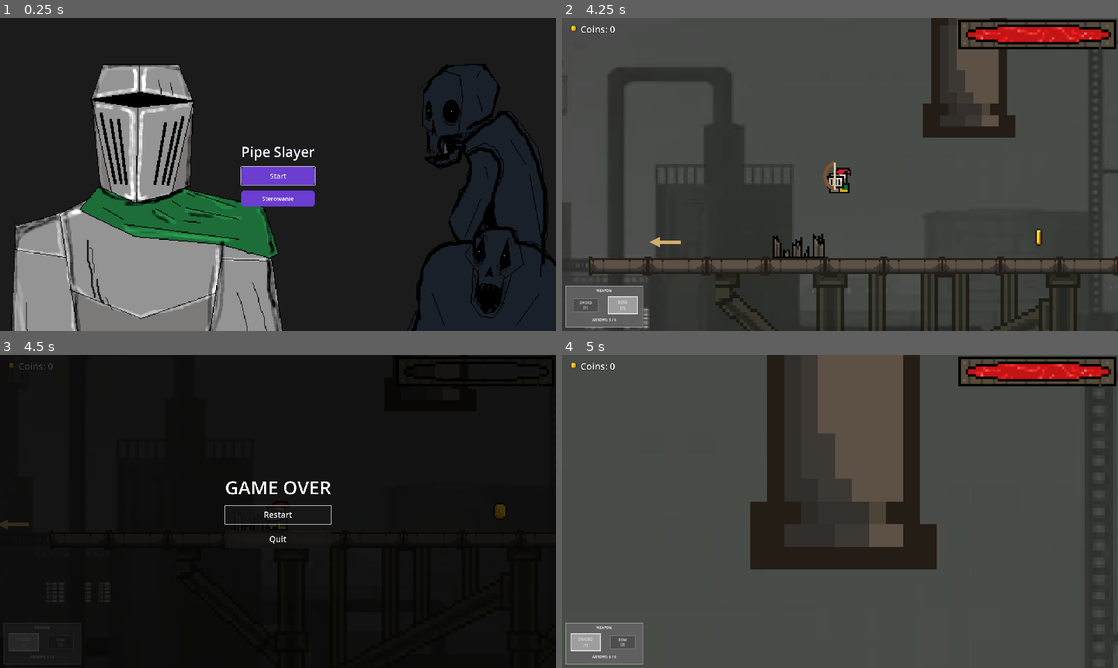
Above: before the commit, frames 1-4 (two rows, left to right).
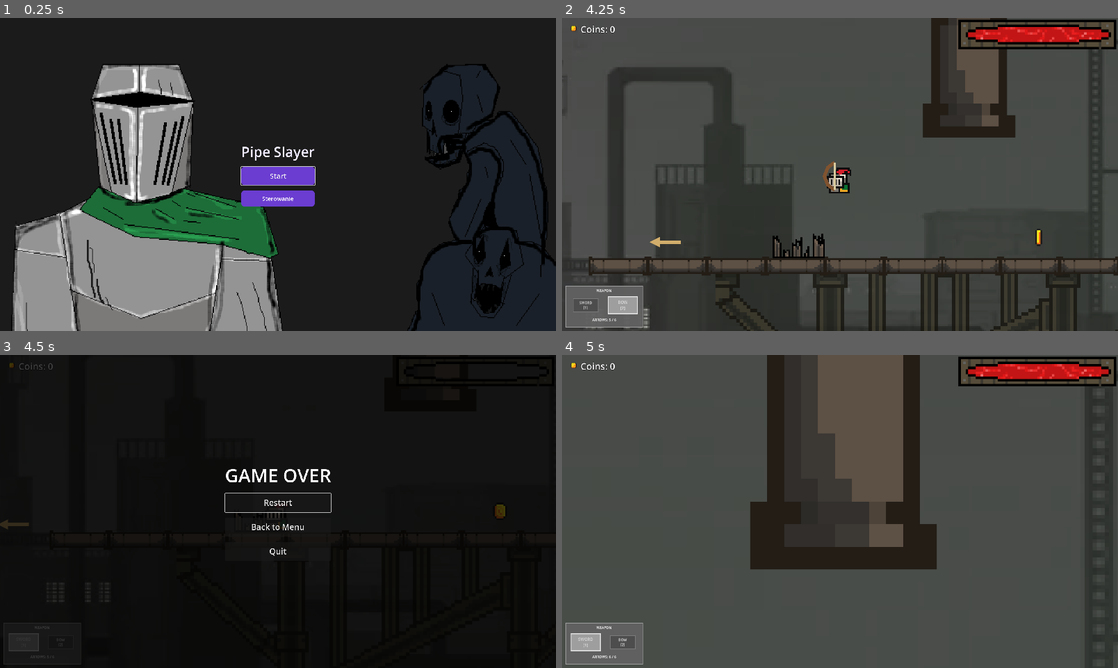
Above: after the commit, the same moments.

Repository: rkywsa/FemboyParty
Game: Godot game, scene res://MainMenu/main_menu.tscn
Same seed, same stepped clock (60 frames per second), same inputs: the game is played once before the commit and once after it. Sound files missing from this copy of the repository are replaced by a short silence.
Inputs (mouse positions are in pixels of both pictures, inside the frame that each line leads up to):
- Up to frame 1 (0.25 s): no input
- Up to frame 2 (4.25 s): click "Start" at 0.5 s; tap Enter (ui_accept) at 1.25, 1.52, 2.27, 3.77 s; move the mouse to (812, 237) at 1.27 s; hold Right (ui_right) 1.28-2.78 s; tap 1 at 1.35, 2.85 s; click (812, 237) at 1.42 s; move the mouse to (1006, 221) at 2.02 s; tap 2 at 2.1, 3.6 s; move the mouse to (673, 127) at 2.77 s; hold Left (ui_left) from 2.78 s (still down); move the mouse to (867, 174) at 3.52 s; click (867, 174) at 3.67 s
- Up to frame 3 (4.5 s): keep holding Left (ui_left); move the mouse to (194, 433) at 4.27 s; tap 1 at 4.35 s
- Up to frame 4 (5 s): keep holding Left (ui_left); tap Enter (ui_accept) at 4.52 s

Frames 1-2 are identical in both runs. In frame 3, 1.0% of the frame differs, in the area x 40-60%, y 36-65%; in frame 4, nothing differs.

Commit message:
Fix the end/death menu so Back to Menu is created at runtime even without a node in the scene file

Diff:
--- a/Graphics/level.gd
+++ b/Graphics/level.gd
@@ -6,7 +6,6 @@
 @onready var player: CharacterBody2D = $Player
 @onready var game_over: Control = $GameOverLayer/GameOver
 @onready var restart_button: Button = $GameOverLayer/GameOver/CenterContainer/Menu/RestartButton
-@onready var back_to_menu_button: Button = $GameOverLayer/GameOver/CenterContainer/Menu/BackToMenuButton
 @onready var quit_button: Button = $GameOverLayer/GameOver/CenterContainer/Menu/QuitButton
 @onready var game_over_title: Label = $GameOverLayer/GameOver/CenterContainer/Menu/Title
 @onready var coin_label: Label = $HUD/CoinsLabel
@@ -22,6 +21,7 @@
 var menu_buttons: Array[Button] = []
 var menu_focus_index := 0
 var menu_axis_latched := false
+var back_to_menu_button: Button
 
 
 func _ready() -> void:
@@ -39,6 +39,7 @@
 	player.arrow_ammo_changed.connect(_on_player_arrow_ammo_changed)
 	_on_player_weapon_changed(player.current_weapon)
 	_on_player_arrow_ammo_changed(player.arrow_ammo, player.MAX_ARROW_AMMO)
+	_ensure_back_to_menu_button()
 	menu_buttons = [restart_button, back_to_menu_button, quit_button]
 	backgroundmusic.play()
 	await get_tree().create_timer(2.38).timeout
@@ -89,6 +90,27 @@
 	menu_buttons[menu_focus_index].grab_focus()
 
 
+func _ensure_back_to_menu_button() -> void:
+	var menu_container: VBoxContainer = $GameOverLayer/GameOver/CenterContainer/Menu
+	if menu_container == null:
+		return
+
+	if menu_container.has_node("BackToMenuButton"):
+		back_to_menu_button = menu_container.get_node("BackToMenuButton")
+	else:
+		back_to_menu_button = Button.new()
+		back_to_menu_button.name = "BackToMenuButton"
+		back_to_menu_button.text = "Back to Menu"
+		back_to_menu_button.custom_minimum_size = Vector2(260, 64)
+		back_to_menu_button.focus_mode = Control.FOCUS_ALL
+		back_to_menu_button.add_theme_font_size_override("font_size", 28)
+		back_to_menu_button.pressed.connect(_on_back_to_menu_button_pressed)
+		menu_container.add_child(back_to_menu_button)
+
+	if quit_button != null and back_to_menu_button.get_index() > quit_button.get_index():
+		menu_container.move_child(back_to_menu_button, quit_button.get_index())
+
+
 func _add_finish_portal() -> void:
 	var portal := Area2D.new()
 	portal.name = "FinishPortal"
